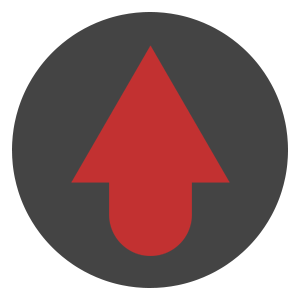
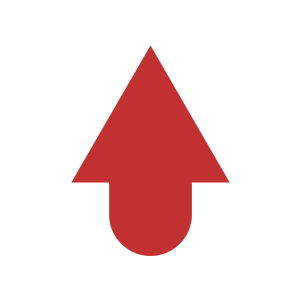
Comparing the layer stacks of the two 300×300 images. Changes:
pixels changed over [12, 12, 288, 288] (layer not identified)
